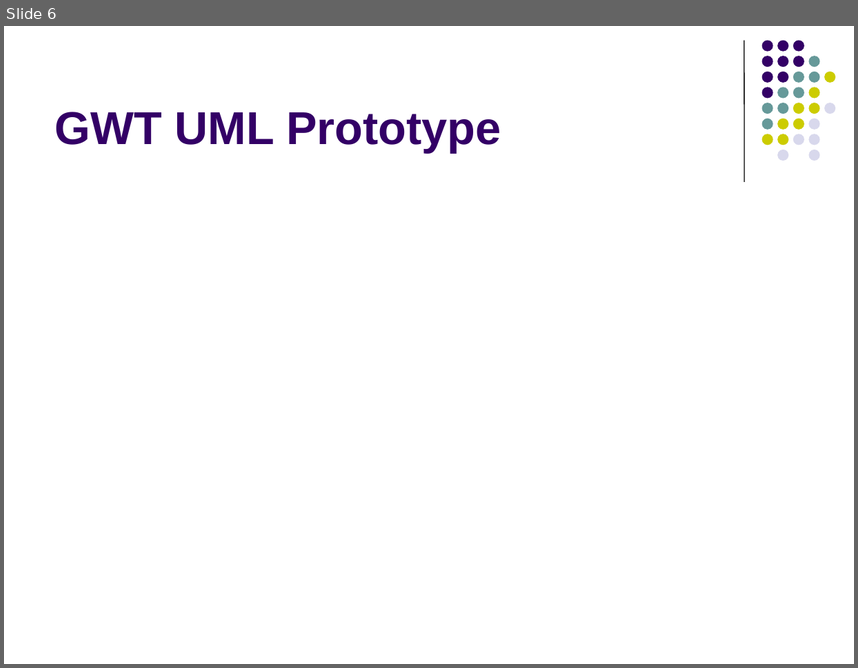
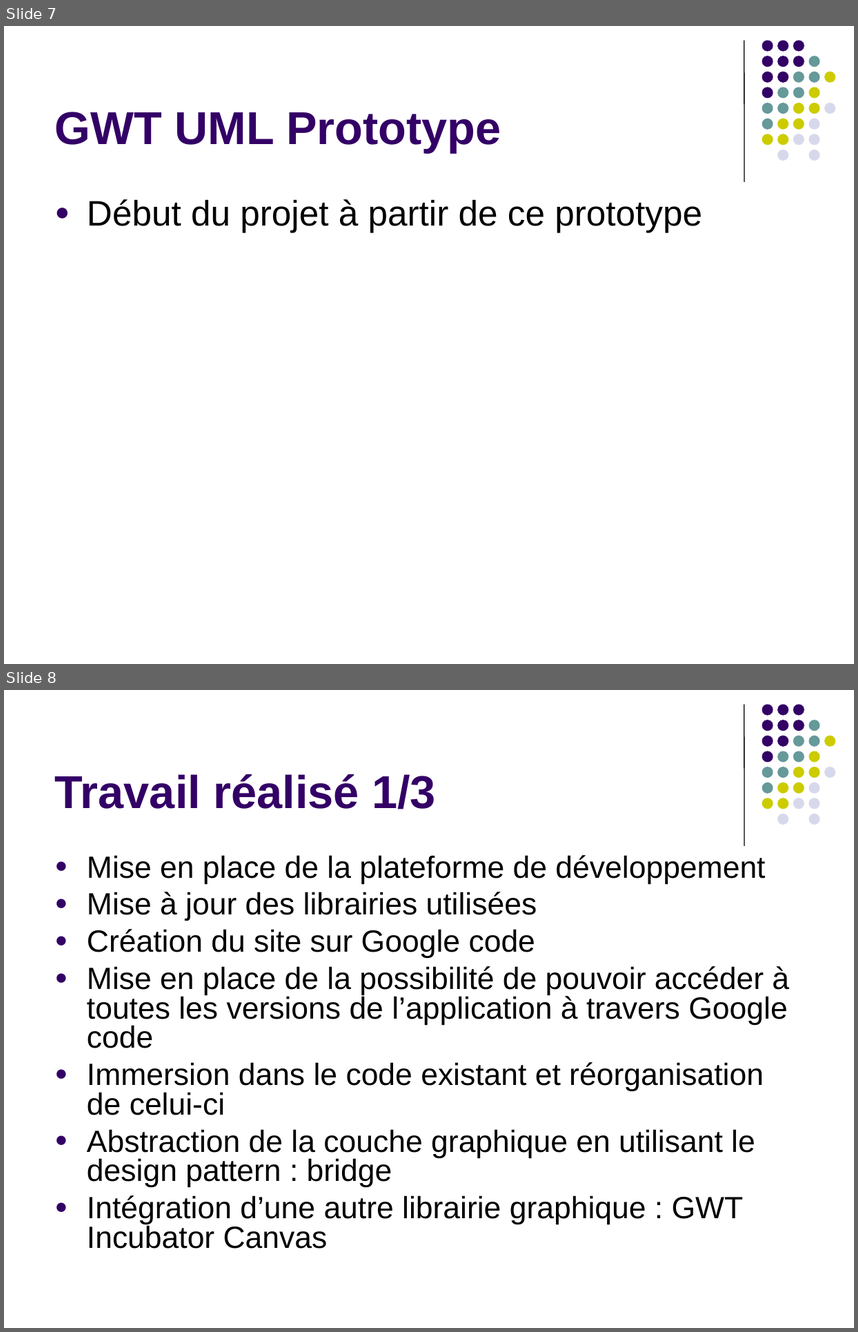
Before and after one commit to raphaelbrugier/gwtuml, a slide deck: wiki/PresentationSoutenanceMiParcours.ppt. Shown one above the other, each under a label of ours: slide 6 before the commit, slides 7 and 8 after it. The pictures are 858x668 and 858x1332 pixels, drawn with LibreOffice and Linux fonts; fonts in the diff are those of the drawing. Boxes give left, top, right and bottom in pixels: in the first picture for what was removed or moved away, otherwise in the second. Text is boxed around its words. In the diff, an @@ line names an element or a change of style, - is before the commit and + after.

```diff
--- a/wiki/PresentationSoutenanceMiParcours.ppt
+++ b/wiki/PresentationSoutenanceMiParcours.ppt
@@ slide 8 added at [4, 690, 854, 1328], background #FFFFFF; not listed: 32 template elements that a slide beside it also shows @@
@@ title added at [55, 774, 436, 809], 39 pt, text #330066, bold @@
+Travail réalisé 1/3
@@ text added at [87, 855, 789, 1248], 26 pt, text #000000 @@
+● Mise en place de la plateforme de développement
+● Mise à jour des librairies utilisées
+● Création du site sur Google code
+● Mise en place de la possibilité de pouvoir accéder à toutes les versions de l’application à travers Google code
+● Immersion dans le code existant et réorganisation de celui-ci
+● Abstraction de la couche graphique en utilisant le design pattern : bridge
+● Intégration d’une autre librairie graphique : GWT Incubator Canvas
@@ what was slide 6 is now slide 7 @@
@@ slide 7 changed as well @@
@@ text added at [87, 199, 702, 232], 30 pt, text #000000 @@
+● Début du projet à partir de ce prototype
```
Also in this commit, not shown: 1 other slide changed, 12 other slides added, 7 slides removed, 1 other file.
